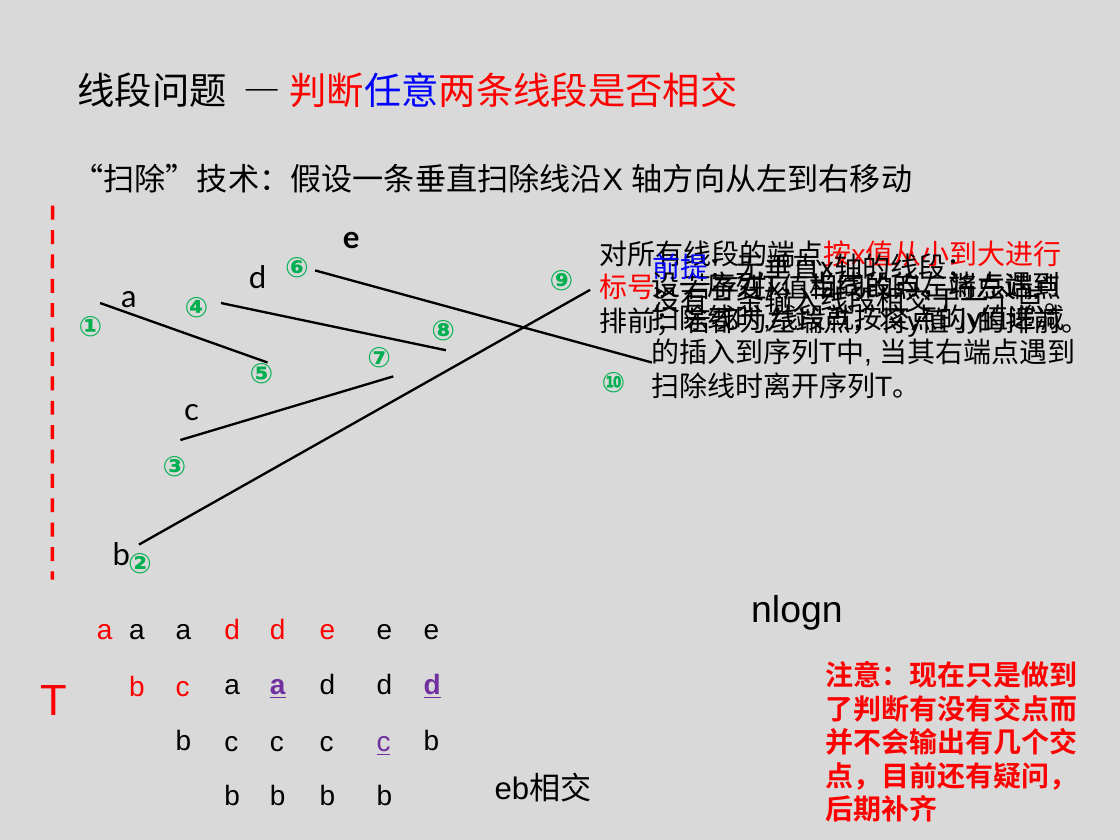
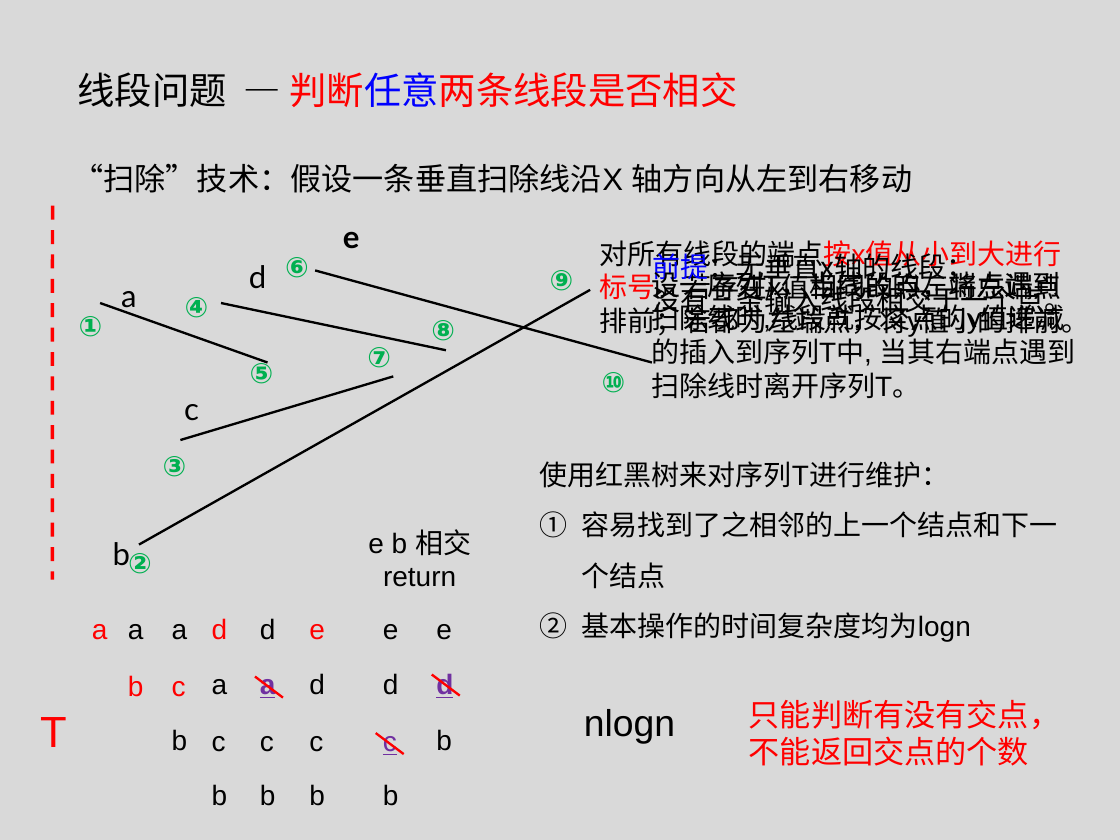
Before and after one commit to tianzhuwei/PPT, a slide deck: slide 7 of 第二讲快排+计算几何.pptx. Drawn at 1120x840 pixels with LibreOffice and Linux fonts; fonts in the diff are those of the drawing. Boxes give left, top, right and bottom in pixels: in the first picture for what was removed or moved away, otherwise in the second. Text is boxed around its words. In the diff, an @@ line names an element or a change of style, - is before the commit and + after.

```diff
--- a/第二讲快排+计算几何.pptx
+++ b/第二讲快排+计算几何.pptx
@@ text added at (540, 461, 1058, 642), 18 pt, text #000000 @@
+使用红黑树来对序列T进行维护：
+1. 容易找到了之相邻的上一个结点和下一个结点
+2. 基本操作的时间复杂度均为logn
@@ text added at (368, 529, 471, 587), 18 pt, text #000000 @@
+e b 相交 return
@@ 4 texts: place and size @@
-4 texts at (97, 624, 192, 751)
+4 texts at (92, 624, 188, 751)
@@ 4 texts: place and size @@
-4 texts at (224, 618, 240, 806)
+4 texts at (212, 618, 228, 806)
@@ text "d" at (260, 618, 276, 640): text colour #FF0000 to #000000 @@
@@ 8 texts: place and size @@
-8 texts at (270, 618, 336, 806)
+8 texts at (260, 618, 325, 806)
@@ 4 texts: place and size @@
-4 texts at (377, 624, 393, 806)
+4 texts at (383, 624, 399, 806)
@@ 3 texts: place and size @@
-3 texts at (424, 624, 441, 751)
+3 texts at (436, 624, 453, 751)
@@ line added from (255, 676) to (283, 698), #FF0000 1.5 pt @@
@@ line added from (432, 674) to (460, 696), #FF0000 1.5 pt @@
@@ text "T": place and size @@
-text "T" at (40, 685, 67, 715)
+text "T" at (40, 717, 67, 747)
@@ text "nlogn": place and size @@
-text "nlogn" at (751, 595, 842, 630)
+text "nlogn" at (584, 709, 675, 743)
@@ text "nlogn" at (584, 709, 675, 743): alignment left to centre @@
@@ text at (749, 700, 1061, 766): text changed; size 18 to 20 pt; bold off @@
-注意：现在只是做到了判断有没有交点而并不会输出有几个交点，目前还有疑问，后期补齐
+只能判断有没有交点，不能返回交点的个数
@@ line added from (375, 734) to (403, 754), #FF0000 1.5 pt @@
@@ text removed at (495, 775, 592, 802) @@
-eb相交
```
Also in this commit, not shown: 4 other slides changed.
